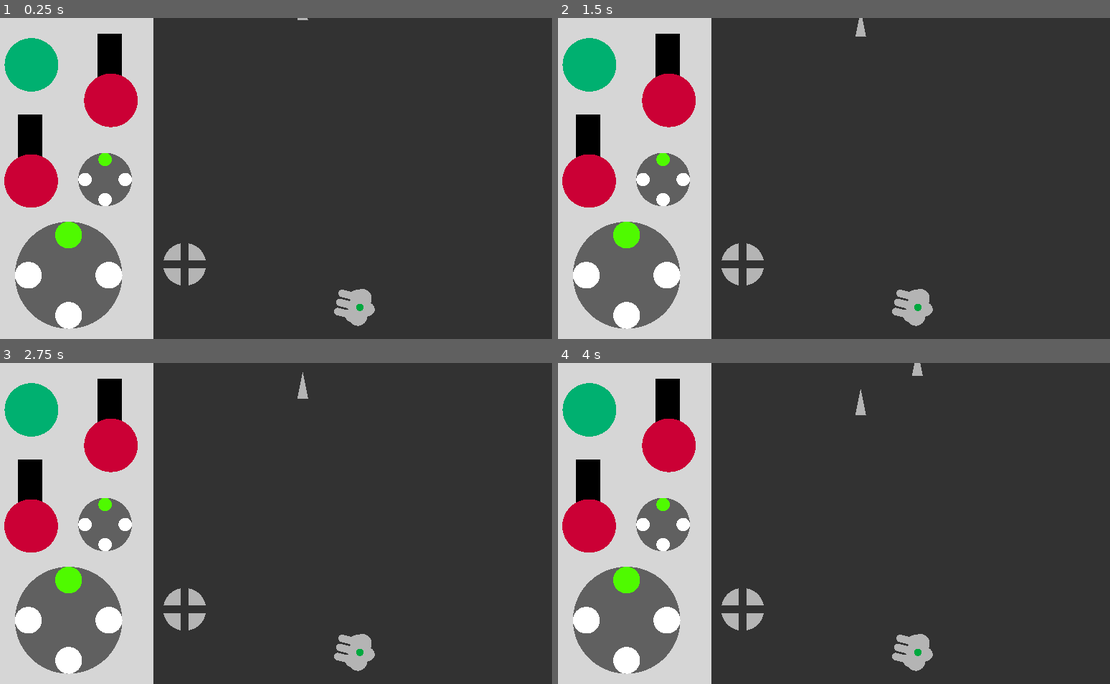
Above: before the commit, frames 1-4 (two rows, left to right).
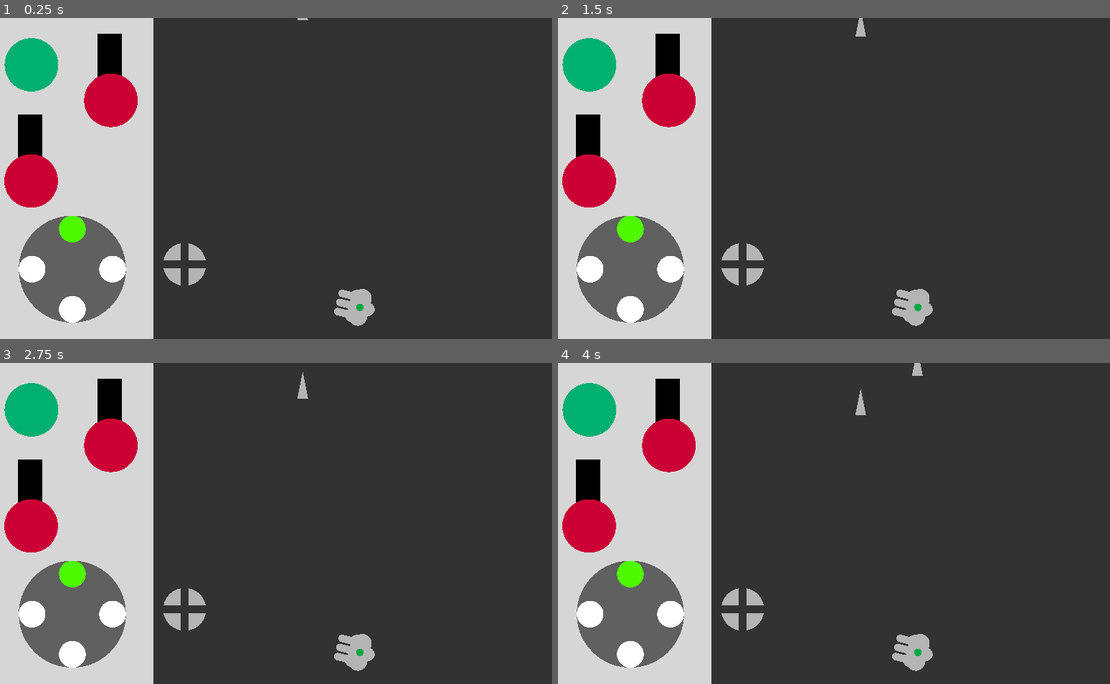
Above: after the commit, the same moments.

Repository: ArrowTheFighter/Missile-Inc
Game: Godot game, scene res://Objects/MainScenes/node_3d.tscn
Same seed, same stepped clock (60 frames per second), same inputs: the game is played once before the commit and once after it.
Inputs (mouse positions are in pixels of both pictures, inside the frame that each line leads up to):
- Up to frame 1 (0.25 s): no input
- Up to frame 2 (1.5 s): tap Enter at 0.5 s; move the mouse to (949, 162) at 0.52 s; click (949, 162) at 0.67 s; tap Space at 1.25 s; drag from (707, 194) to (795, 242) at 1.27 s
- Up to frame 3 (2.75 s): move the mouse to (320, 452) at 2.02 s; click (320, 452) at 2.17 s
- Up to frame 4 (4 s): drag from (795, 587) to (651, 475) at 2.77 s; move the mouse to (994, 571) at 3.52 s; click (994, 571) at 3.67 s

The runs differ from the first frame. In frame 1, 2.8% of the frame differs, in the area x 2-24%, y 42-97%; in frame 2, 2.8%; in frame 3, 2.8%; in frame 4, 2.8%.

Commit message:
removed old turing wheel

Diff:
--- a/Objects/MainScenes/node_3d.tscn
+++ b/Objects/MainScenes/node_3d.tscn
@@ -2,7 +2,7 @@
 
 [ext_resource type="PackedScene" uid="uid://bwvxpxvfbwq6v" path="res://Objects/Controls/Lever/lever_scene.tscn" id="1_mf4r1"]
 [ext_resource type="PackedScene" uid="uid://1e44ftnnuyib" path="res://Objects/Gun/gun_scene.tscn" id="2_bdh18"]
-[ext_resource type="PackedScene" uid="uid://dx0qam1hilnr6" path="res://Objects/Bullets/ExplodingBullet/exploding_bullet.tscn" id="3_esko7"]
+[ext_resource type="PackedScene" uid="uid://de4nhm0c47le1" path="res://Objects/Bullets/BasicBullet/bullet.tscn" id="3_mf4r1"]
 [ext_resource type="PackedScene" uid="uid://b6ln4quk1xu4g" path="res://Objects/Controls/Button/button_scene.tscn" id="4_7pw70"]
 [ext_resource type="PackedScene" uid="uid://cimng1naje5s6" path="res://Objects/Controls/Wheel/wheel_scene.tscn" id="5_o8s7l"]
 [ext_resource type="PackedScene" uid="uid://bxtk8t48rc7k5" path="res://Objects/Crosshair/target_crosshair_scene.tscn" id="6_44otn"]
@@ -62,16 +62,13 @@
 transform = Transform3D(0.35, 0, 0, 0, 0.35, 0, 0, 0, 0.35, 1.7705522, -2.41142, 1.1975591)
 Use_Crosshair = true
 Crosshair = NodePath("../TargetCrosshair")
-Bullet_Scene = ExtResource("3_esko7")
+Bullet_Scene = ExtResource("3_mf4r1")
 
 [node name="Button" parent="." instance=ExtResource("4_7pw70")]
 transform = Transform3D(1, 0, 0, 0, 1, 0, 0, 0, 1, -4.3647346, 2.1241546, 0.54927635)
 
-[node name="Wheel" parent="." instance=ExtResource("5_o8s7l")]
-transform = Transform3D(1, 0, 0, 0, 1, 0, 0, 0, 1, -3.672231, -1.8078337, 0.55373144)
-
 [node name="Wheel2" parent="." instance=ExtResource("5_o8s7l")]
-transform = Transform3D(0.5, 0, 0, 0, 0.5, 0, 0, 0, 0.5, -2.9918625, -0.019436866, 0.55373144)
+transform = Transform3D(1, 0, 0, 0, 1, 0, 0, 0, 1, -3.6022444, -1.6946514, 0.55373144)
 
 [node name="CrosshairArea" type="Area3D" parent="."]
 
@@ -92,5 +89,4 @@
 [connection signal="onValueChanged" from="Lever" to="Gun" method="Set_Power"]
 [connection signal="onValueChanged" from="Lever2" to="TargetCrosshair" method="Set_Y_Position"]
 [connection signal="onValueChanged" from="Button" to="Gun" method="Fire_Gun"]
-[connection signal="onValueChanged" from="Wheel" to="Gun" method="Rotate_Gun"]
 [connection signal="onValueChanged" from="Wheel2" to="TargetCrosshair" method="Set_X_Position"]
